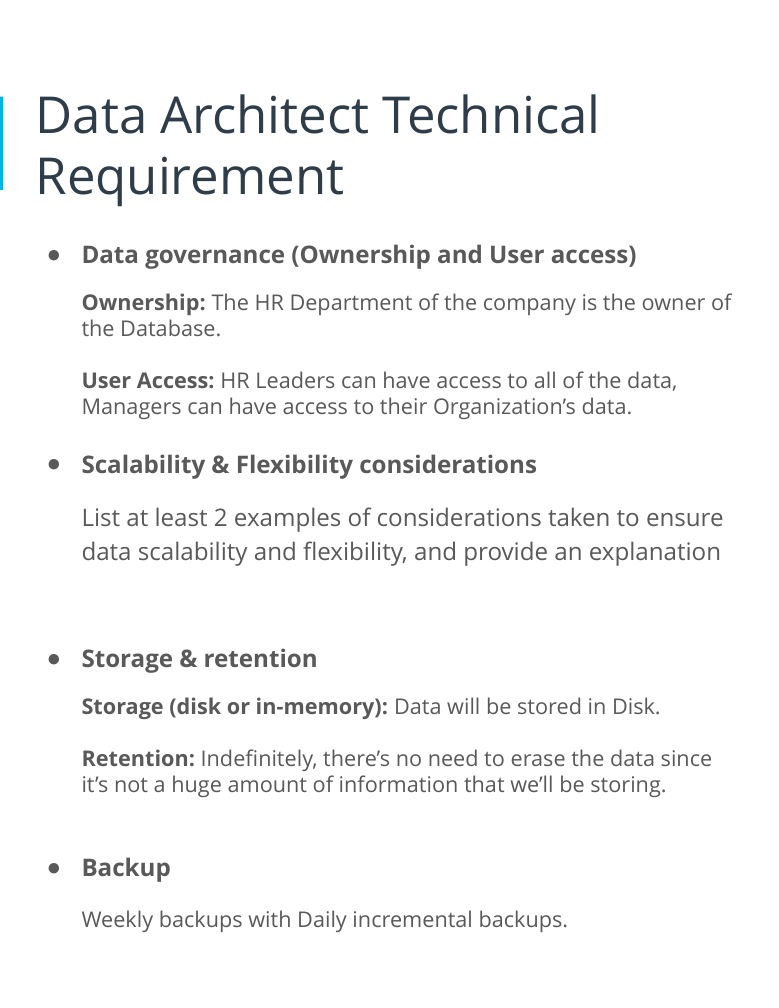
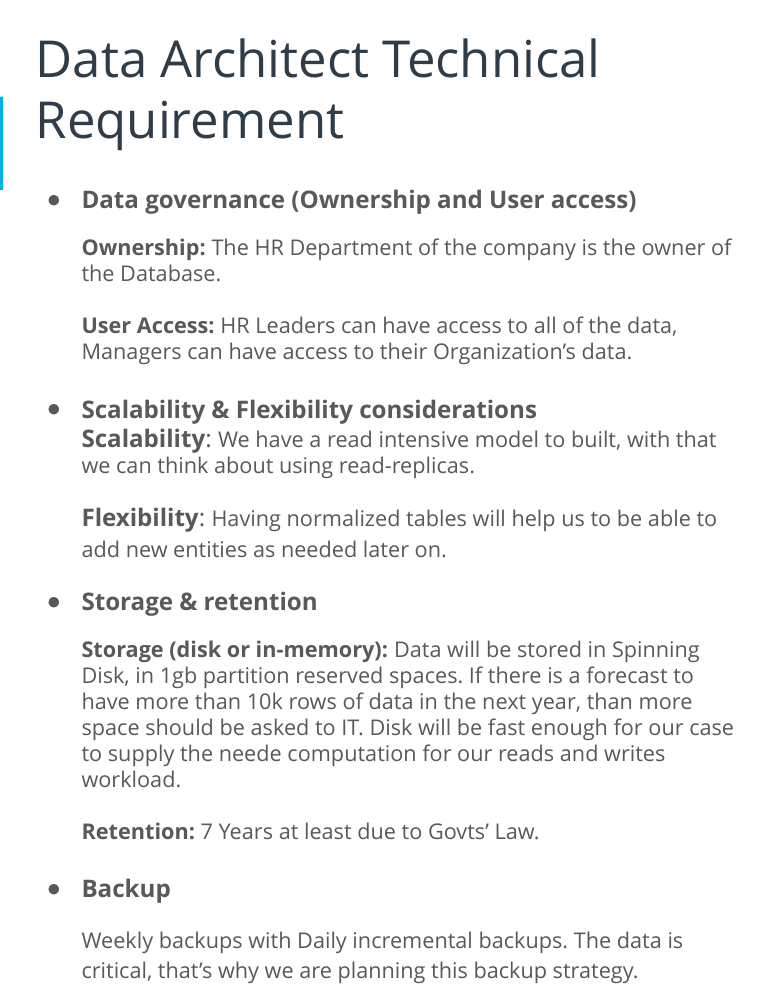
Before and after one commit to mattssll/udacity_data_architect, a slide deck: slide 8 of 1.Design_HR_DB_Pgresql/Mateus_Presentation_HRSystem.pptx. Drawn at 779x1008 pixels with LibreOffice and Linux fonts; fonts in the diff are those of the drawing. Boxes give left, top, right and bottom in pixels: in the first picture for what was removed or moved away, otherwise in the second. Text is boxed around its words. In the diff, an @@ line names an element or a change of style, - is before the commit and + after.

Commit message:
second commit, backup before doing some changes

```diff
--- a/1.Design_HR_DB_Pgresql/Mateus_Presentation_HRSystem.pptx
+++ b/1.Design_HR_DB_Pgresql/Mateus_Presentation_HRSystem.pptx
@@ title "Data Architect Technical Requirement": place and size @@
-title "Data Architect Technical Requirement" at [36,94,601,207]
+title "Data Architect Technical Requirement" at [36,38,601,151]
@@ text "Data governance (Ownership and User ...": place and size @@
-text "Data governance (Ownership and User ..." at [82,244,731,932]
+text "Data governance (Ownership and User ..." at [82,189,734,953]
@@ text at [82,428,718,557]: text changed; size 19 to 17 pt @@
-List at least 2 examples of considerations taken to ensure data scalability and flexibility, and provide an explanation
+Scalability: We have a read intensive model to built, with that we can think about using read-replicas.
+Flexibility: Having normalized tables will help us to be able to add new entities as needed later on.
@@ text at [82,640,734,840]: text changed @@
-Storage (disk or in-memory): Data will be stored in Disk.
-Retention: Indefinitely, there’s no need to erase the data since it’s not a huge amount of information that we’ll be storing.
+Storage (disk or in-memory): Data will be stored in Spinning Disk, in 1gb partition reserved spaces. If there is a forecast to have more than 10k rows of data in the next year, than more space should be asked to IT. Disk will be fast enough for our case to supply the neede computation for our reads and writes workload.
+Retention: 7 Years at least due to Govts’ Law.
@@ text at [82,931,684,953]: text changed @@
-Weekly backups with Daily incremental backups.
+Weekly backups with Daily incremental backups. The data is critical, that’s why we are planning this backup strategy.
```
Also in this commit, not shown: 6 other slides changed, 2 other files.
